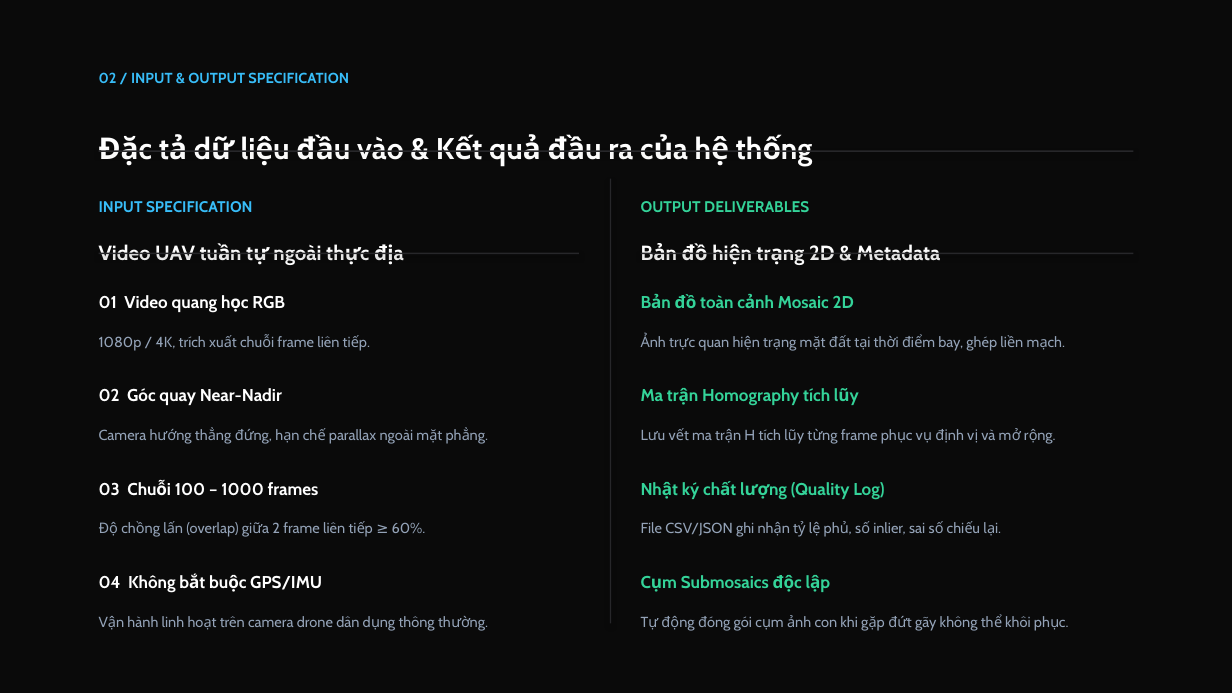
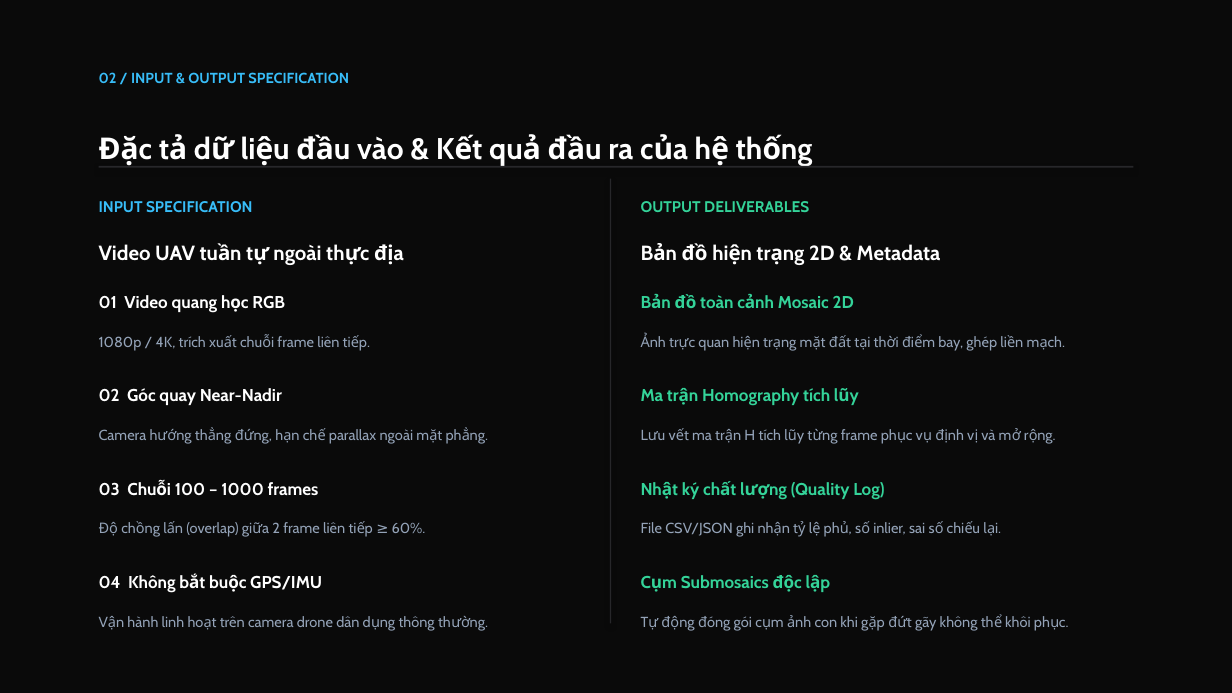
Before and after one commit to diepsang13z/cvprj, a slide deck: slide 3 of reports/proposal/AI2002_Group09_Research_Proposal_Presentation.pptx. Drawn at 1232x693 pixels with LibreOffice and Linux fonts; fonts in the diff are those of the drawing. Boxes give left, top, right and bottom in pixels: in the first picture for what was removed or moved away, otherwise in the second. Text is boxed around its words. In the diff, an @@ line names an element or a change of style, - is before the commit and + after.

```diff
--- a/reports/proposal/AI2002_Group09_Research_Proposal_Presentation.pptx
+++ b/reports/proposal/AI2002_Group09_Research_Proposal_Presentation.pptx
@@ rectangle: place and size @@
-rectangle at <box>99,150,1133,152</box>
+rectangle at <box>99,166,1133,168</box>
@@ rectangle removed at <box>99,253,579,254</box> @@
@@ rectangle removed at <box>641,253,1133,254</box> @@
```
Also in this commit, not shown: 7 other slides changed, 1 other file.
